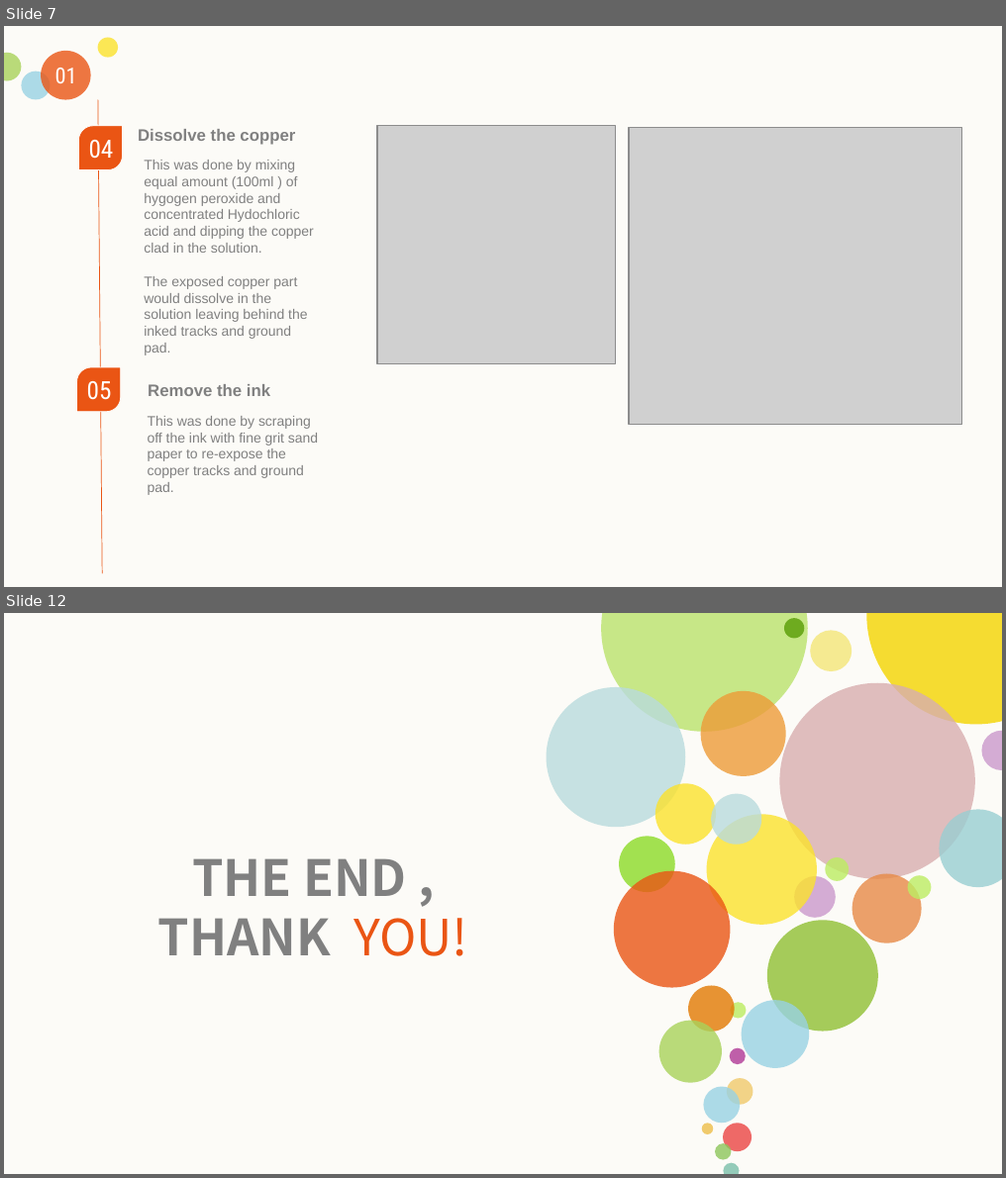
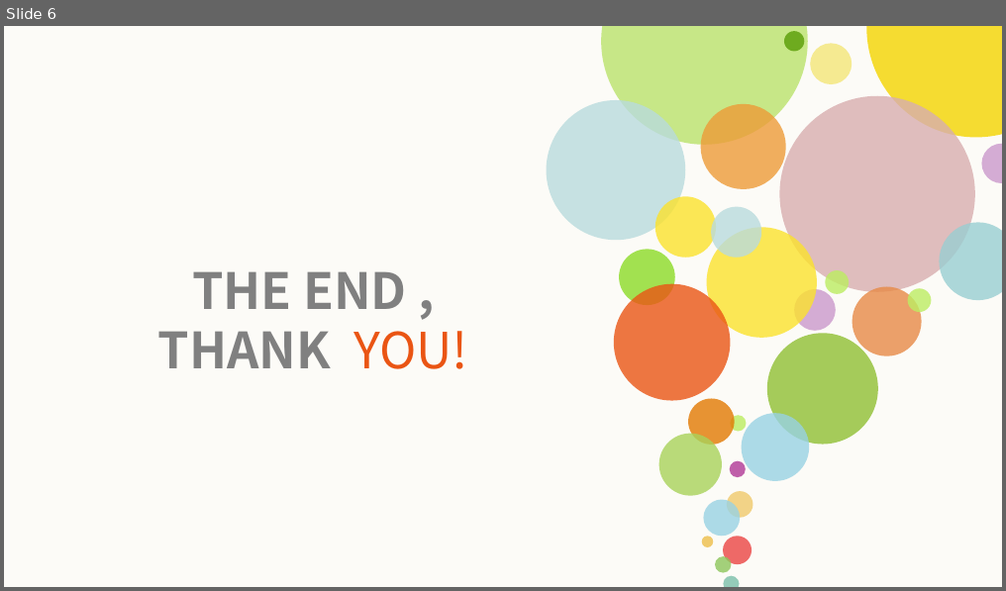
Before and after one commit to jibebe-jkuat/internship2023, a slide deck: electrical/Week 10 progress report.pptx. Shown one above the other, each under a label of ours: slides 7 and 12 before the commit, slide 6 after it; the slides between them are not shown. The pictures are 1006x1178 and 1006x591 pixels, drawn with LibreOffice and Linux fonts; fonts in the diff are those of the drawing; grey boxes stand for pictures. Boxes give left, top, right and bottom in pixels: in the first picture for what was removed or moved away, otherwise in the second. Text is boxed around its words. In the diff, an @@ line names an element or a change of style, - is before the commit and + after.

```diff
--- a/electrical/Week 10 progress report.pptx
+++ b/electrical/Week 10 progress report.pptx
@@ slide 7 removed at <box>4,26,1002,587</box>, background #FCFBF7 @@
@@ ellipse removed at <box>4,53,21,81</box> @@
@@ ellipse removed at <box>41,51,91,100</box> @@
@@ ellipse removed at <box>98,37,118,57</box> @@
@@ ellipse removed at <box>21,71,50,100</box> @@
@@ text removed at <box>55,68,77,83</box> @@
-01
@@ line removed from (102, 573) to (98, 100) @@
@@ freeform shape removed at <box>79,126,123,170</box> @@
@@ text removed at <box>89,140,114,159</box> @@
-04
@@ text removed at <box>138,129,295,145</box> @@
-Dissolve the copper
@@ picture removed at <box>377,126,615,364</box> @@
@@ picture removed at <box>629,128,962,424</box> @@
@@ text removed at <box>144,160,314,356</box> @@
-This was done by mixing equal amount (100ml ) of hygogen peroxide and concentrated Hydochloric acid and dipping the copper clad in the solution.
-The exposed copper part would dissolve in the solution leaving behind the inked tracks and ground pad.
@@ freeform shape removed at <box>77,368,121,411</box> @@
@@ text removed at <box>87,381,112,400</box> @@
-05
@@ text removed at <box>148,384,270,396</box> @@
-Remove the ink
@@ text removed at <box>148,416,318,495</box> @@
-This was done by scraping off the ink with fine grit sand paper to re-expose the copper tracks and ground pad.
@@ what was slide 12 is now slide 6 @@
```
Also in this commit, not shown: 5 slides changed, 6 other slides removed.
